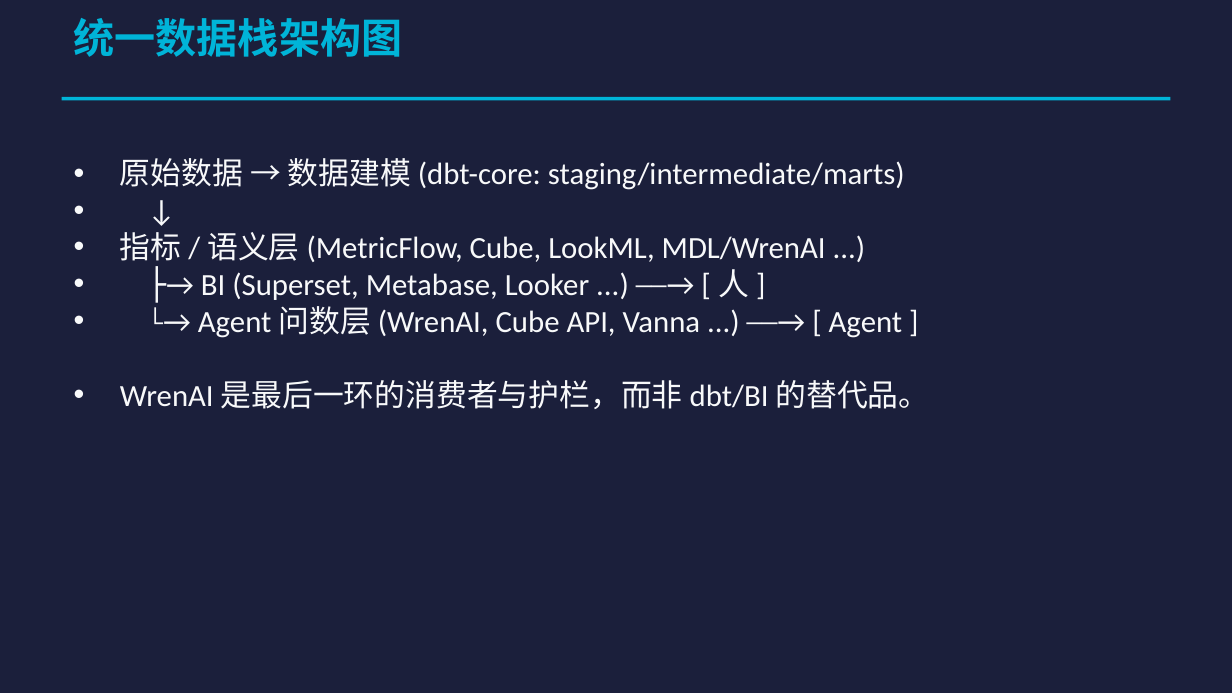
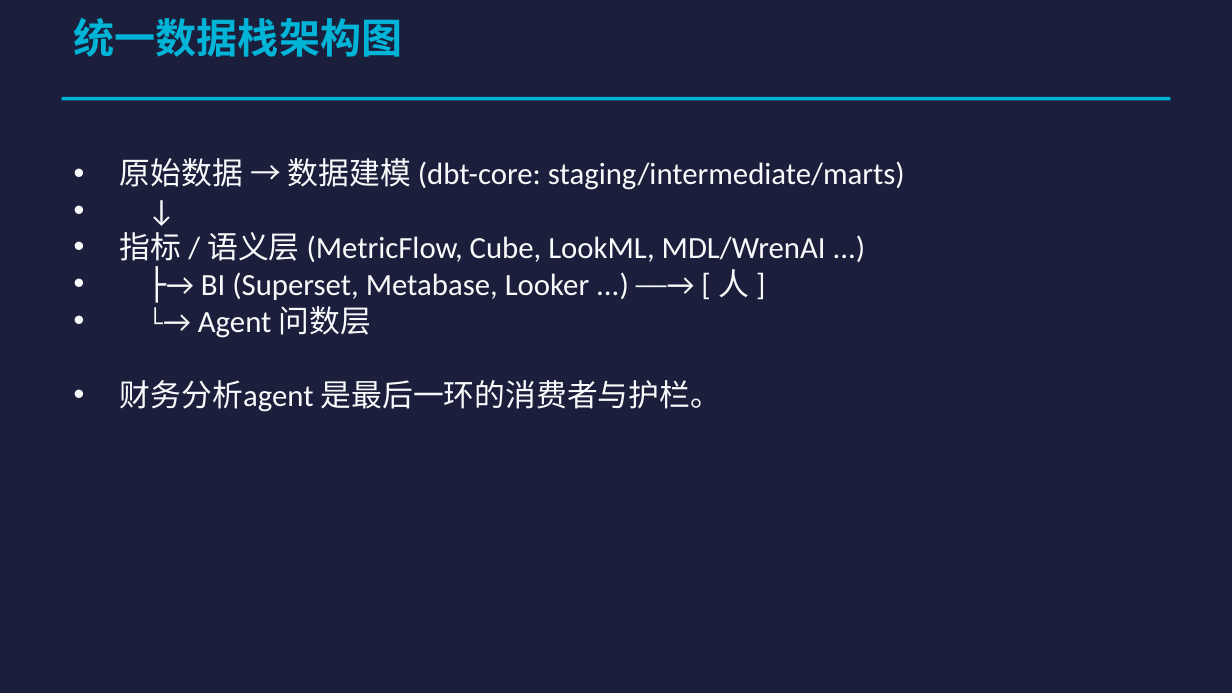
Before and after one commit to sunmoonlion/WrenAI, a slide deck: slide 3 of BI-agent研究.pptx. Drawn at 1232x693 pixels with LibreOffice and Linux fonts; fonts in the diff are those of the drawing. Boxes give left, top, right and bottom in pixels: in the first picture for what was removed or moved away, otherwise in the second. Text is boxed around its words. In the diff, an @@ line names an element or a change of style, - is before the commit and + after.

```diff
--- a/BI-agent研究.pptx
+++ b/BI-agent研究.pptx
@@ text at bbox=[120, 306, 721, 412]: text changed @@
-• └→ Agent 问数层 (WrenAI, Cube API, Vanna ...) ──→ [ Agent ]
-• WrenAI 是最后一环的消费者与护栏，而非 dbt/BI 的替代品。
+• └→ Agent 问数层
+• 财务分析agent 是最后一环的消费者与护栏。
```
Also in this commit, not shown: 7 other slides changed, 10 slides removed.
